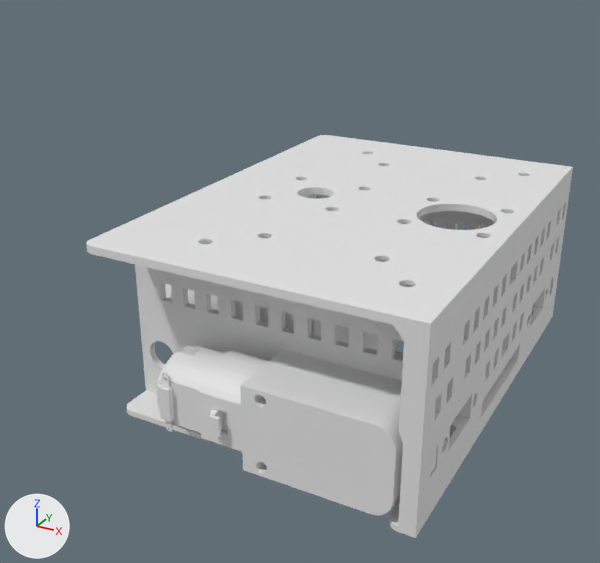
One commit to the Blender file pre/016.blend: the scene before it, then after it.
Both versions are drawn from a 50 mm lens placed at (45.3, -192.4, 118.9), pointed at (-55.2, -9.7, 27.5). Lighting does not change. The marker at lower left points along +X, +Y and +Z.

Names of what the first picture shows: 'Cube', 'DC Motor 20mm', 'frame'.
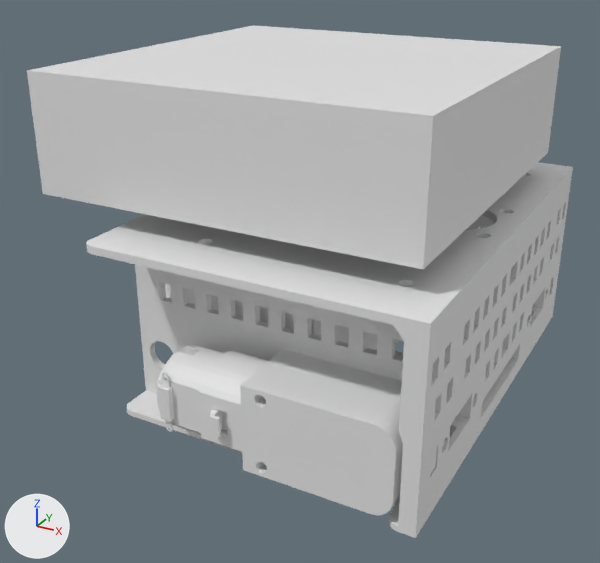
What differs and where, as boxes (x1, y1, x2, y2) in the pictures (600 x 563 px):
'PCB', added: after (27, 25, 561, 269)

The edits, one by one:
Mesh me_pcb is new.
It is a box spanning x -50.0..50.0, y -50.0..50.0, z -50.0..50.0.
Object 'PCB' (ob_pcb) is new; it shows me_pcb.
Its location is (-55.7, 0.0, 71.0).
Its scale is (1.0, 1.0, 0.3).
